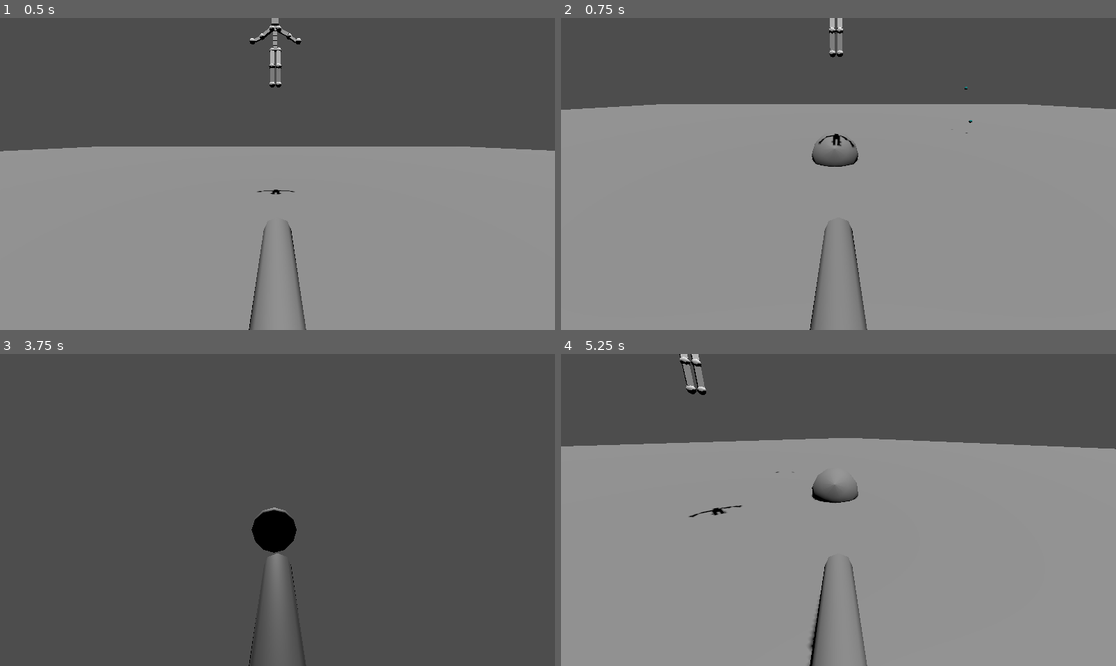
Above: before the commit, frames 1-4 (two rows, left to right).
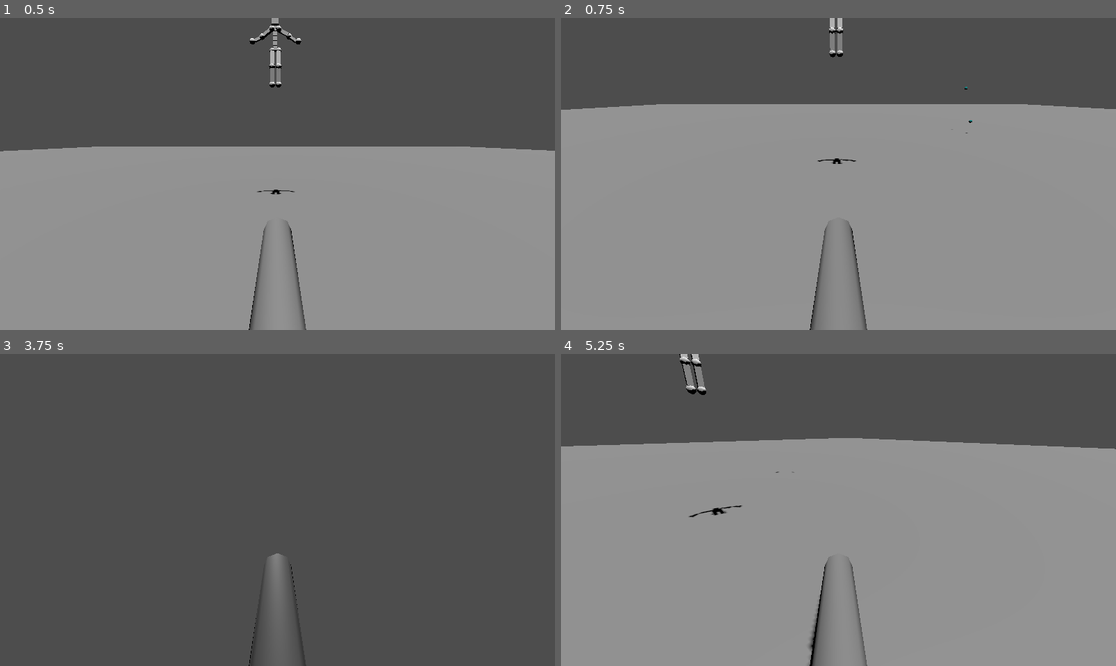
Above: after the commit, the same moments.

Repository: borbware/FGJ24
Game: Godot game, scene res://scenes/level_template_backup.tscn
Same seed, same stepped clock (60 frames per second), same inputs: the game is played once before the commit and once after it. This scene is started directly instead of the project's main scene.
Inputs:
- Up to frame 1 (0.5 s): no input
- Up to frame 2 (0.75 s): hold W (left_stick_up) from 0.53 s (still down); tap Space (button_a) at 0.6 s
- Up to frame 3 (3.75 s): tap Ctrl (button_b) at 1.35, 2.85 s; release W (left_stick_up) at 2.03 s; hold S (left_stick_down) from 2.03 s (still down); tap Space (button_a) at 2.1, 3.6 s
- Up to frame 4 (5.25 s): tap Enter at 4.25 s; release S (left_stick_down) at 4.28 s; hold D (left_stick_right) 4.28-5.03 s; tap Ctrl (button_b) at 4.35 s; hold W (left_stick_up) from 5.03 s (still down); tap Space (button_a) at 5.1 s

Frame 1 is identical in both runs. In frame 2, 0.5% of the frame differs, in the area x 45-54%, y 36-48%; in frame 3, 0.8%, in the area x 45-54%, y 49-64%; in frame 4, 0.5%.

Commit message:
add new ammo type

Diff:
--- a/scenes/ammo.tscn
+++ b/scenes/ammo.tscn
@@ -1,9 +1,9 @@
 [gd_scene load_steps=2 format=3 uid="uid://7kritup8i3gb"]
 
 [sub_resource type="SphereShape3D" id="SphereShape3D_lwqdp"]
-radius = 0.2
+radius = 1.0
 
-[node name="Ammo" type="RigidBody3D"]
+[node name="Ammo" type="RigidBody3D" groups=["Ammo"]]
 mass = 50.0
 gravity_scale = 5.0
 
@@ -11,4 +11,5 @@
 shape = SubResource("SphereShape3D_lwqdp")
 
 [node name="CSGSphere3D" type="CSGSphere3D" parent="."]
+visible = false
 radius = 1.0
--- /dev/null
+++ b/scenes/ammos/keyboard-ammo.tscn
@@ -0,0 +1,9 @@
+[gd_scene load_steps=3 format=3 uid="uid://c026blyvi8jk6"]
+
+[ext_resource type="PackedScene" uid="uid://7kritup8i3gb" path="res://scenes/ammo.tscn" id="1_4swg8"]
+[ext_resource type="PackedScene" uid="uid://bmrhj8fnyue8q" path="res://assets/kalusteet v2/c69.glb" id="2_4uyxu"]
+
+[node name="Ammo" instance=ExtResource("1_4swg8")]
+
+[node name="c692" parent="." index="2" instance=ExtResource("2_4uyxu")]
+transform = Transform3D(2.795, 0, 0, 0, 2.795, 0, 0, 0, 2.795, -2.43163, 0, -7.90506)
